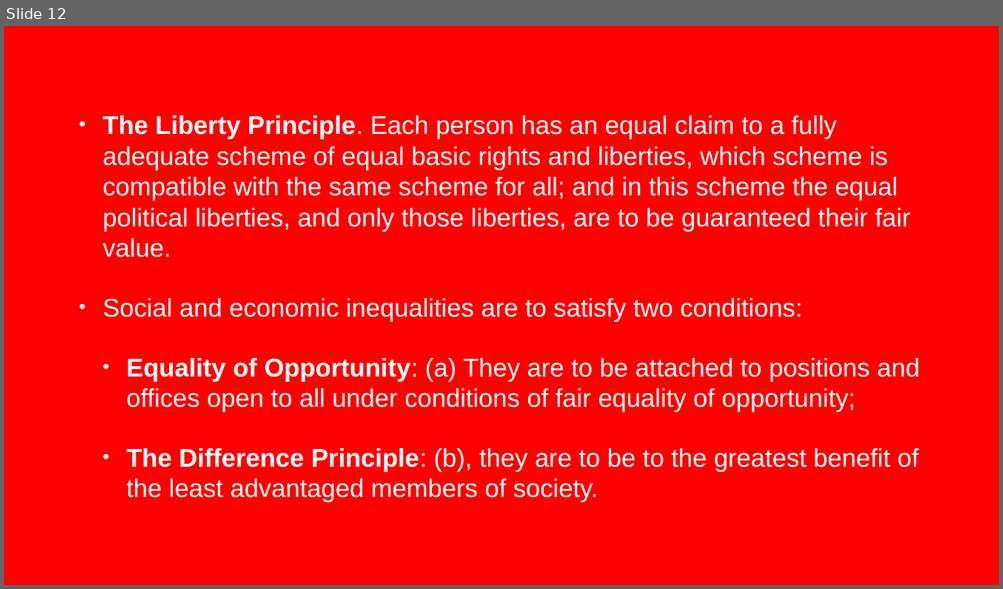
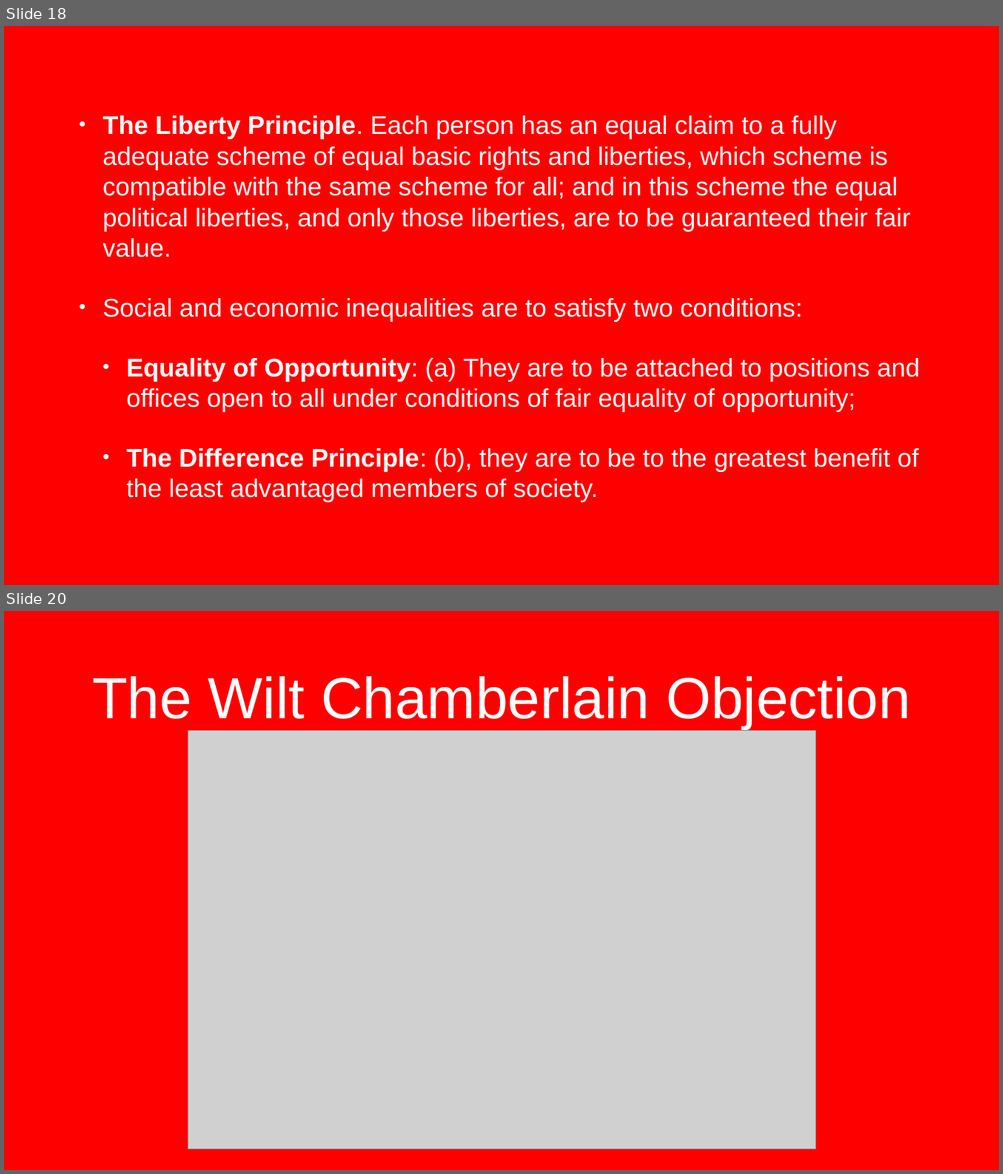
Before and after one commit to scoconno/scoconno.github.io, a slide deck: ethics/rawls/presentation.pptx. Shown one above the other, each under a label of ours: slide 12 before the commit, slides 18 and 20 after it; the slides between them are not shown. The pictures are 1003x589 and 1003x1174 pixels, drawn with LibreOffice and Linux fonts; fonts in the diff are those of the drawing; grey boxes stand for pictures; background and template pictures are left out. Boxes give left, top, right and bottom in pixels: in the first picture for what was removed or moved away, otherwise in the second. Text is boxed around its words. In the diff, an @@ line names an element or a change of style, - is before the commit and + after.

```diff
--- a/ethics/rawls/presentation.pptx
+++ b/ethics/rawls/presentation.pptx
@@ slide 20 added at <box>4,611,999,1170</box>, background picture (left out) @@
@@ title added at <box>92,676,910,729</box>, 112 pt, text #FFFFFF @@
+The Wilt Chamberlain Objection
@@ picture added at <box>188,731,816,1149</box> @@
@@ what was slide 12 is now slide 18 @@
```
Also in this commit, not shown: 8 other slides added, 7 other files.
